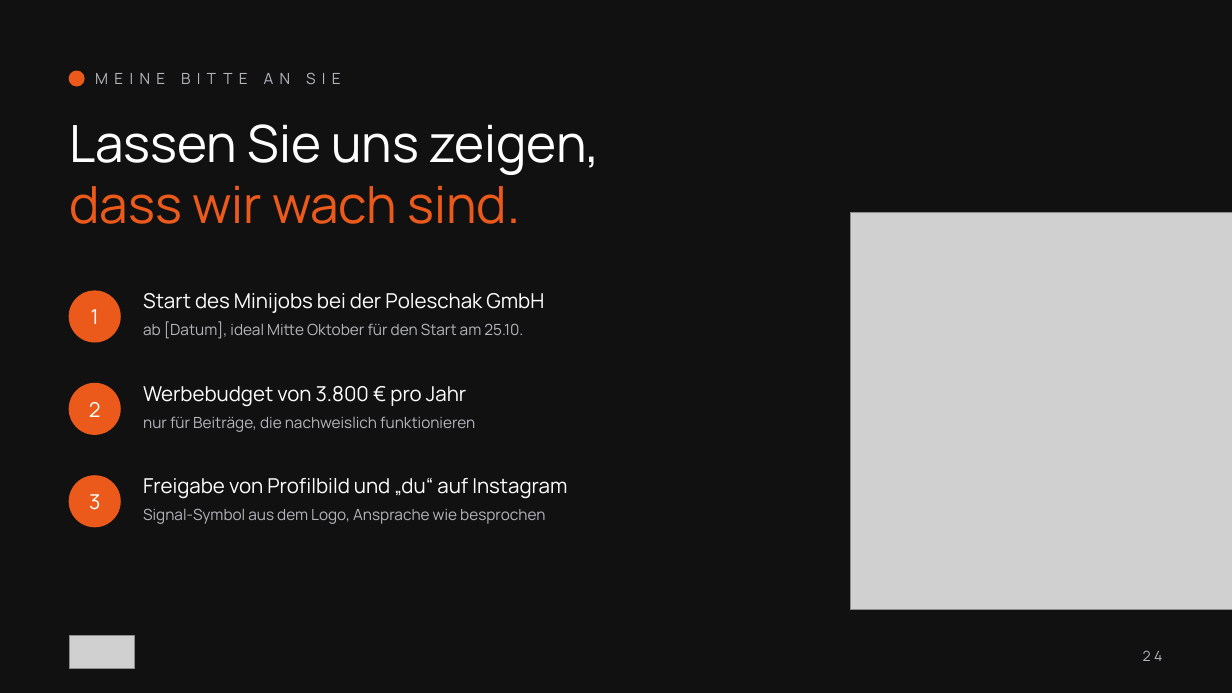
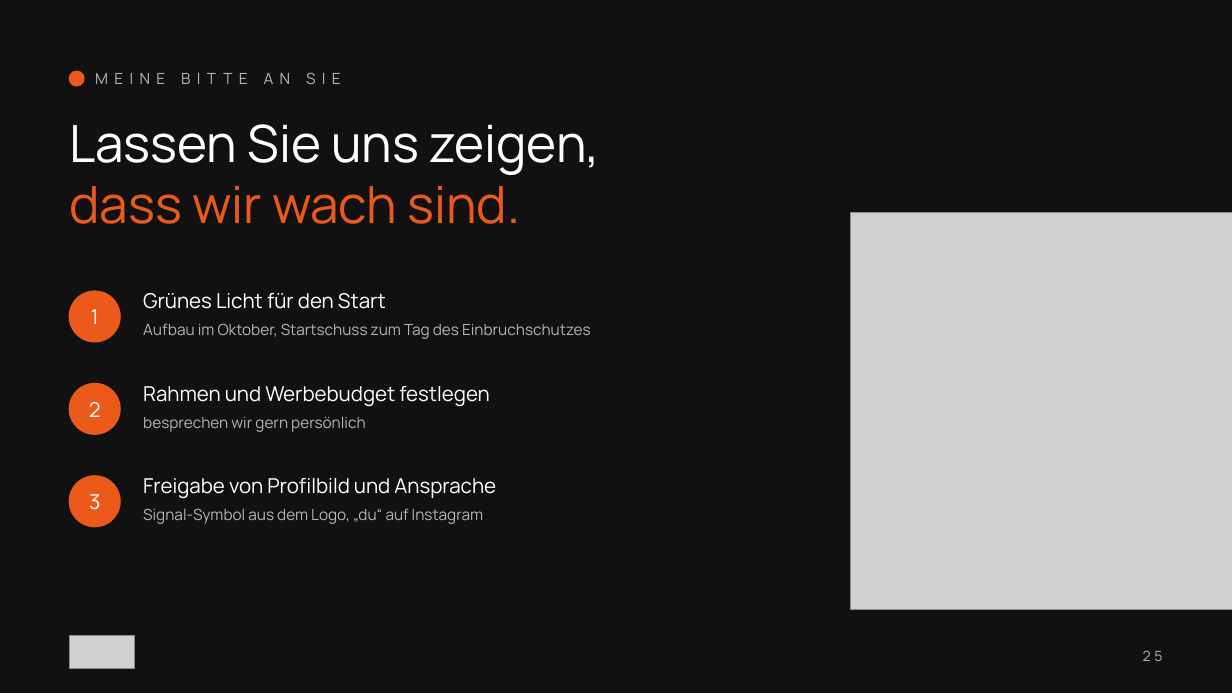
Before and after one commit to Petermeier131199/Marlene, a slide deck: slide 25 of poleschak-social-media/praesentation/poleschak-social-media-masterplan.pptx (slide 24 before the commit). Drawn at 1232x693 pixels with LibreOffice and Linux fonts; fonts in the diff are those of the drawing; grey boxes stand for pictures. Boxes give left, top, right and bottom in pixels: in the first picture for what was removed or moved away, otherwise in the second. Text is boxed around its words. In the diff, an @@ line names an element or a change of style, - is before the commit and + after.

```diff
--- a/poleschak-social-media/praesentation/poleschak-social-media-masterplan.pptx
+++ b/poleschak-social-media/praesentation/poleschak-social-media-masterplan.pptx
@@ text at <box>143,293,386,309</box>: text changed @@
-Start des Minijobs bei der Poleschak GmbH
+Grünes Licht für den Start
@@ text at <box>143,323,590,339</box>: text changed @@
-ab [Datum], ideal Mitte Oktober für den Start am 25.10.
+Aufbau im Oktober, Startschuss zum Tag des Einbruchschutzes
@@ text at <box>143,386,489,407</box>: text changed @@
-Werbebudget von 3.800 € pro Jahr
+Rahmen und Werbebudget festlegen
@@ text at <box>143,416,365,432</box>: text changed @@
-nur für Beiträge, die nachweislich funktionieren
+besprechen wir gern persönlich
@@ text at <box>143,478,496,499</box>: text changed @@
-Freigabe von Profilbild und „du“ auf Instagram
+Freigabe von Profilbild und Ansprache
@@ text at <box>143,508,483,524</box>: text changed @@
-Signal-Symbol aus dem Logo, Ansprache wie besprochen
+Signal-Symbol aus dem Logo, „du“ auf Instagram
@@ text at <box>1143,650,1163,661</box>: text changed @@
-24
+25
```
Also in this commit, not shown: 15 other slides changed, 8 slides added, 7 slides removed, 3 other files.
